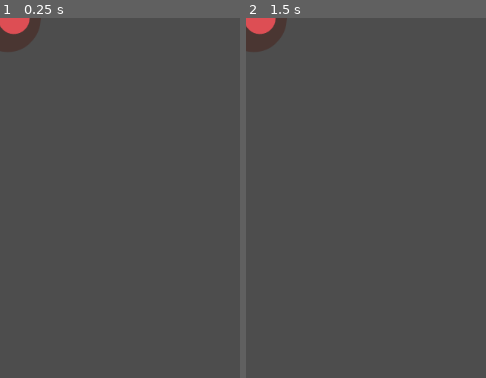
Above: before the commit, frames 1-2 (left to right).
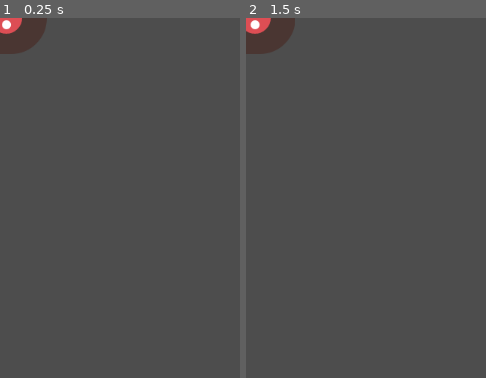
Above: after the commit, the same moments.

Repository: yuki/godot_tutorial
Game: Godot game, scene res://mob.tscn
Two runs of this game, one before a commit and one after it. Both use one fixed random seed, a clock stepped at 60 frames per second and the inputs below. The project has no main scene, so this scene is started directly.
Inputs:
- Up to frame 1 (0.25 s): no input
- Up to frame 2 (1.5 s): tap Enter at 0.5 s; hold Right (move_right) 0.53-1.28 s; tap Space at 1.25 s; hold Down (move_down) from 1.28 s (still down)
The pictures show only the part of the screen within x 0-50%, y 0-50%; the shares and areas given below are measured in that part.

The runs differ from the first frame. In frame 1, 0.5% of the frame differs, in the area x 0-20%, y 0-10%; in frame 2, 0.6%, in the area x 0-21%, y 0-10%.

Commit message:
Fixed mob/enemy scene

Diff:
--- a/mob.gd
+++ b/mob.gd
@@ -1,16 +1,16 @@
-#extends Node2D
 extends RigidBody2D
 
 
 # Called when the node enters the scene tree for the first time.
-func _ready() -> void:
+func _ready():
+	#$AnimatedSprite2D.play()
 	var mob_types = $AnimatedSprite2D.sprite_frames.get_animation_names()
 	$AnimatedSprite2D.play(mob_types[randi() % mob_types.size()])
 
 
 # Called every frame. 'delta' is the elapsed time since the previous frame.
-func _process(delta: float) -> void:
-	pass
+#func _process(delta: float) -> void:
+	#pass
 
 
 func _on_visible_on_screen_notifier_2d_screen_exited() -> void:
--- a/mob.tscn
+++ b/mob.tscn
@@ -44,27 +44,23 @@
 "speed": 5.0
 }]
 
-[sub_resource type="CapsuleShape2D" id="CapsuleShape2D_neumw"]
+[sub_resource type="CapsuleShape2D" id="CapsuleShape2D_7p4lb"]
 radius = 36.0
 height = 102.0
 
-[node name="Node2D" type="Node2D"]
+[node name="Mob" type="RigidBody2D"]
+collision_mask = 0
+gravity_scale = 0.0
 script = ExtResource("1_j14wm")
 
-[node name="Mob" type="RigidBody2D" parent="."]
-collision_mask = 0
-gravity_scale = 0.0
-
-[node name="AnimatedSprite2D" type="AnimatedSprite2D" parent="Mob"]
+[node name="AnimatedSprite2D" type="AnimatedSprite2D" parent="."]
 scale = Vector2(0.75, 0.75)
-sprite_frames = SubResource("SpriteFrames_fhqbx")
-animation = &"fly"
+sprite_frames = SubResource("SpriteFrames_j0bdq")
+animation = &"walk"
 speed_scale = 3.0
 
-[node name="CollisionShape2D" type="CollisionShape2D" parent="Mob"]
+[node name="CollisionShape2D" type="CollisionShape2D" parent="."]
 rotation = 1.5708
-shape = SubResource("CapsuleShape2D_neumw")
+shape = SubResource("CapsuleShape2D_7p4lb")
 
-[node name="VisibleOnScreenNotifier2D" type="VisibleOnScreenNotifier2D" parent="Mob"]
-
-[connection signal="screen_exited" from="Mob/VisibleOnScreenNotifier2D" to="." method="_on_visible_on_screen_notifier_2d_screen_exited"]
+[node name="VisibleOnScreenNotifier2D" type="VisibleOnScreenNotifier2D" parent="."]
Not shown: 1 places in mob.tscn that only renumber resources
